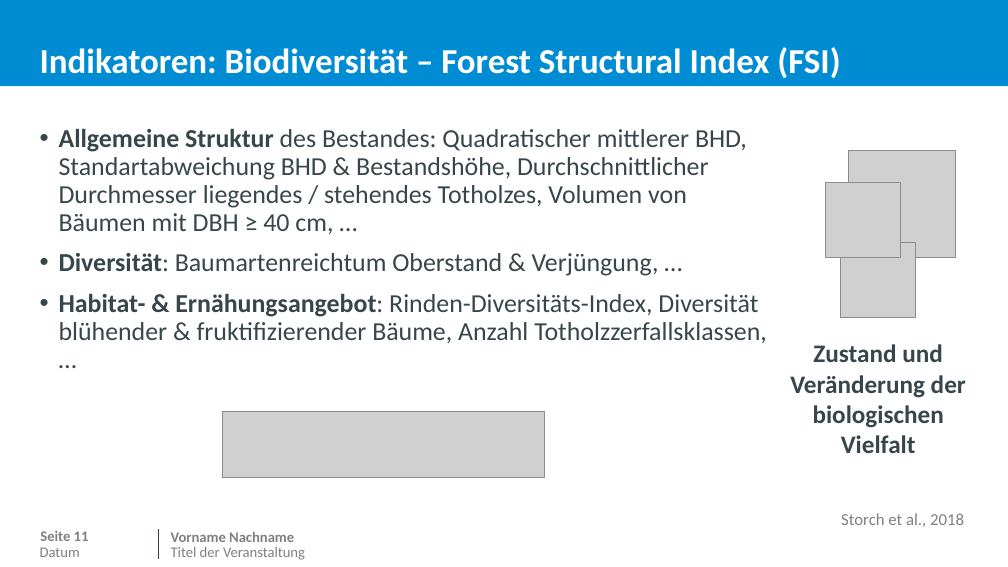
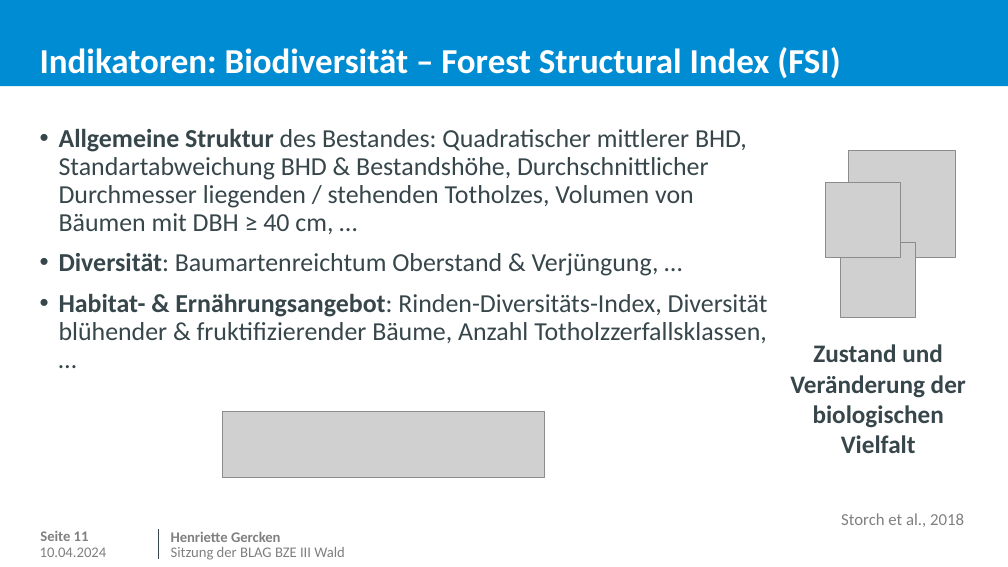
Before and after one commit to JetteGercken/TI_BZE_BE_analysis, a slide deck: slide 12 of info/objectives_bze_be_short.pptx. Drawn at 1008x567 pixels with LibreOffice and Linux fonts; fonts in the diff are those of the drawing; grey boxes stand for pictures; background and template pictures are left out. Boxes give left, top, right and bottom in pixels: in the first picture for what was removed or moved away, otherwise in the second. Text is boxed around its words. In the diff, an @@ line names an element or a change of style, - is before the commit and + after.

```diff
--- a/info/objectives_bze_be_short.pptx
+++ b/info/objectives_bze_be_short.pptx
@@ text at bbox=[59, 129, 747, 234]: text changed @@
-• Allgemeine Struktur des Bestandes: Quadratischer mittlerer BHD, Standartabweichung BHD & Bestandshöhe, Durchschnittlicher Durchmesser liegendes / stehendes Totholzes, Volumen von Bäumen mit DBH ≥ 40 cm, …
+• Allgemeine Struktur des Bestandes: Quadratischer mittlerer BHD, Standartabweichung BHD & Bestandshöhe, Durchschnittlicher Durchmesser liegenden / stehenden Totholzes, Volumen von Bäumen mit DBH ≥ 40 cm, …
@@ text at bbox=[59, 294, 768, 343]: text changed @@
-• Habitat- & Ernähungsangebot: Rinden-Diversitäts-Index, Diversität blühender & fruktifizierender Bäume, Anzahl Totholzzerfallsklassen, …
+• Habitat- & Ernährungsangebot: Rinden-Diversitäts-Index, Diversität blühender & fruktifizierender Bäume, Anzahl Totholzzerfallsklassen, …
@@ text at bbox=[171, 532, 281, 542]: text changed @@
-Vorname Nachname
+Henriette Gercken
@@ text at bbox=[40, 547, 107, 557]: text changed @@
-Datum
+10.04.2024
@@ text at bbox=[171, 547, 345, 560]: text changed @@
-Titel der Veranstaltung
+Sitzung der BLAG BZE III Wald
```
Also in this commit, not shown: 28 other slides changed, 1 slide added, 1 other file.
